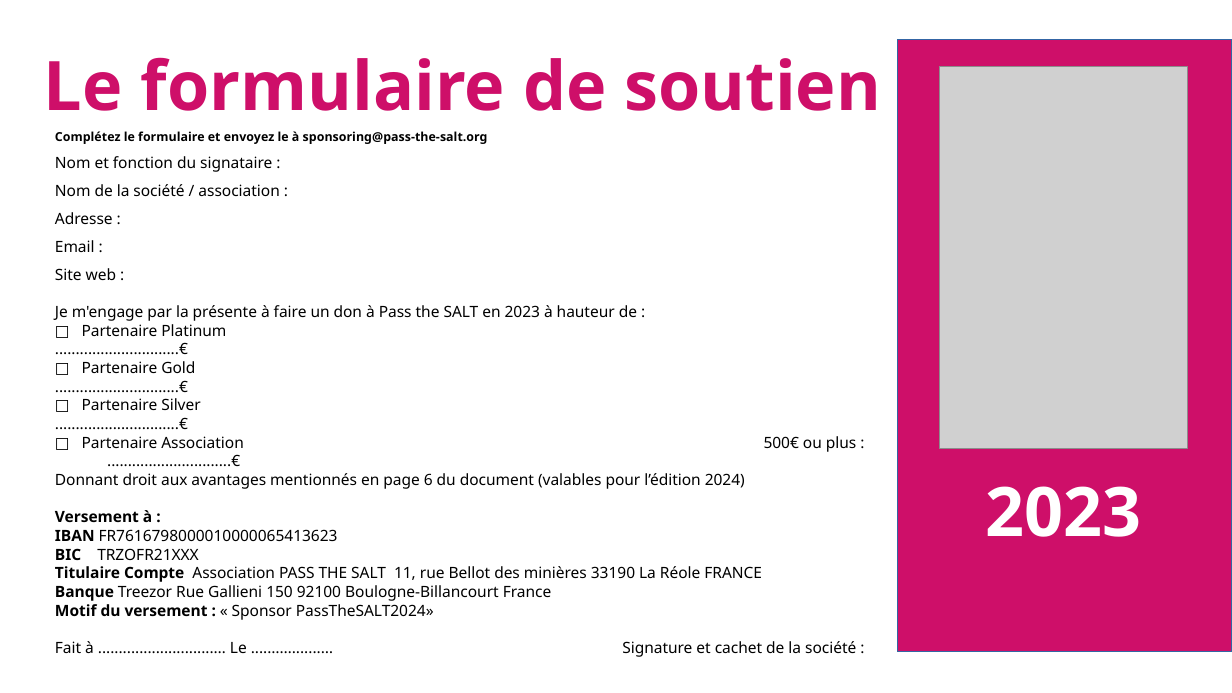
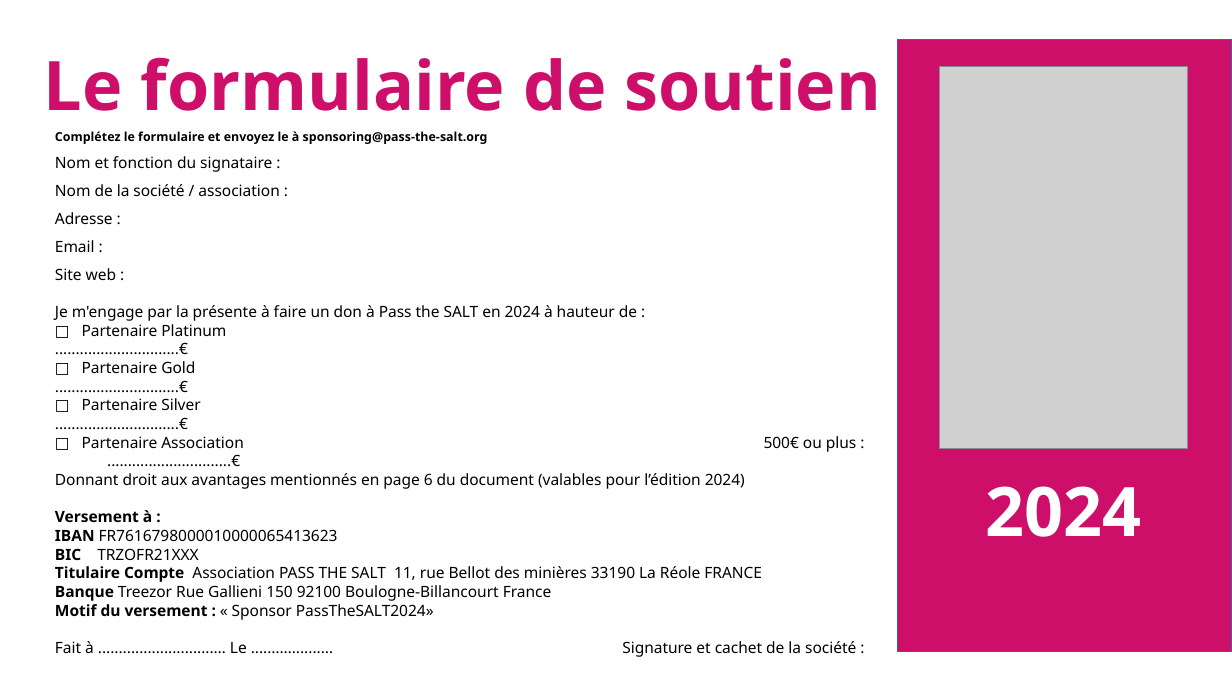
Before and after one commit to pass-the-salt/2024-communication, a slide deck: slide 7 of sponsoring/dossier-sponsoring-2024.odp. Drawn at 1232x693 pixels with LibreOffice and Linux fonts; fonts in the diff are those of the drawing; grey boxes stand for pictures; background and template pictures are left out. Boxes give left, top, right and bottom in pixels: in the first picture for what was removed or moved away, otherwise in the second. Text is boxed around its words. In the diff, an @@ line names an element or a change of style, - is before the commit and + after.

```diff
--- a/sponsoring/dossier-sponsoring-2024.odp
+++ b/sponsoring/dossier-sponsoring-2024.odp
@@ text at [55,305,637,336]: text changed @@
-Je m'engage par la présente à faire un don à Pass the SALT en 2023 à hauteur de :
-□ Partenaire Platinum 3000€ ou plus : ..............................€
+Je m'engage par la présente à faire un don à Pass the SALT en 2024 à hauteur de :
+□ Partenaire Platinum 3000€ ou plus : ..............................€
@@ title at [986,486,1142,537]: text changed @@
-2023
+2024
```
Also in this commit, not shown: 2 other slides changed, 5 other files.
